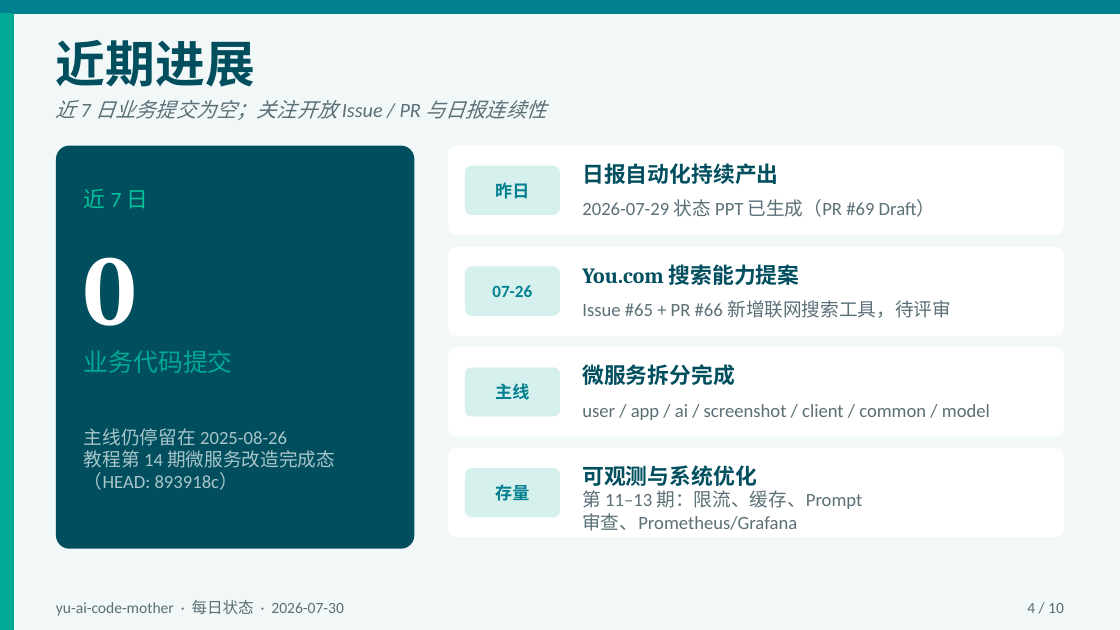
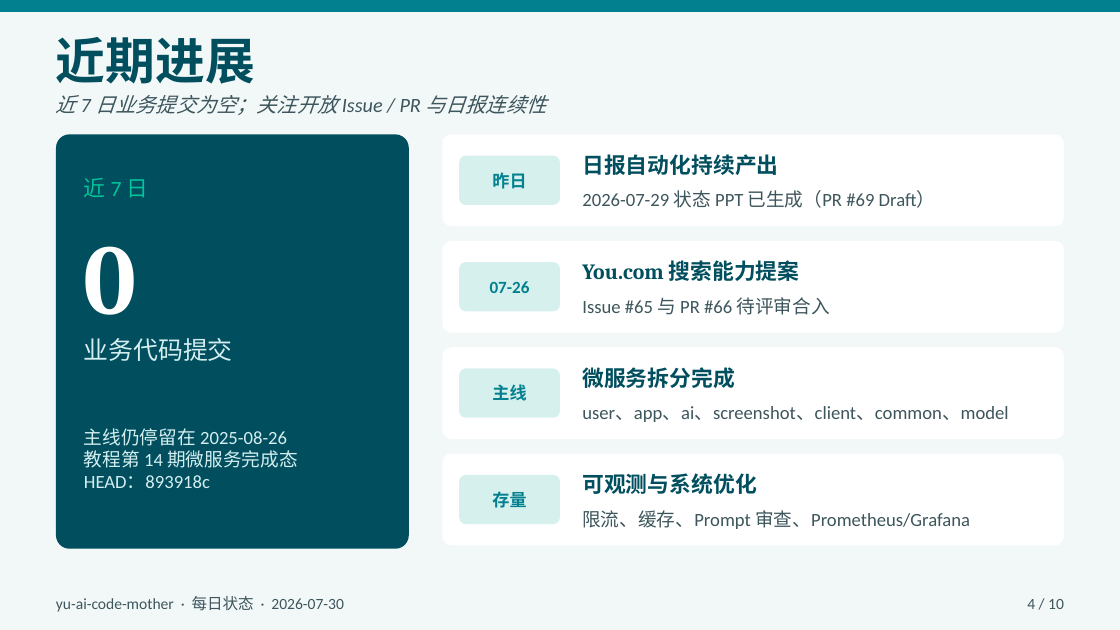
Before and after one commit to liyupi/yu-ai-code-mother, a slide deck: slide 4 of docs/reports/project-status-2026-07-30.pptx. Drawn at 1120x630 pixels with LibreOffice and Linux fonts; fonts in the diff are those of the drawing. Boxes give left, top, right and bottom in pixels: in the first picture for what was removed or moved away, otherwise in the second. Text is boxed around its words. In the diff, an @@ line names an element or a change of style, - is before the commit and + after.

```diff
--- a/docs/reports/project-status-2026-07-30.pptx
+++ b/docs/reports/project-status-2026-07-30.pptx
@@ rectangle removed at [0,13,13,629] @@
@@ rounded rectangle: place and size @@
-rounded rectangle at [56,146,414,549]
+rounded rectangle at [56,134,409,549]
@@ proportions changed in 5 elements at [442,347,1064,439], [442,241,1064,333], [56,134,409,549], [442,454,1064,545], [442,134,1064,226] @@
@@ rounded rectangle: place and size @@
-rounded rectangle at [448,146,1064,235]
+rounded rectangle at [442,134,1064,226]
@@ 5 texts: place and size @@
-5 texts at [84,163,936,373]
+5 texts at [84,154,936,361]
@@ text "昨日": place and size @@
-text "昨日" at [495,182,529,199]
+text "昨日" at [492,172,526,189]
@@ rounded rectangle: place and size @@
-rounded rectangle at [465,166,560,215]
+rounded rectangle at [459,156,560,205]
@@ text colour #5A6F76 to #3D555C in 4 elements at [56,596,343,612], [1027,599,1064,609], [56,95,546,115], [582,190,936,208] @@
@@ rounded rectangle: place and size @@
-rounded rectangle at [448,246,1064,336]
+rounded rectangle at [442,241,1064,333]
@@ rounded rectangle: place and size @@
-rounded rectangle at [465,267,560,316]
+rounded rectangle at [459,262,560,311]
@@ text "You.com 搜索能力提案": place and size @@
-text "You.com 搜索能力提案" at [582,264,800,285]
+text "You.com 搜索能力提案" at [582,260,800,281]
@@ text "07-26": place and size @@
-text "07-26" at [492,285,532,297]
+text "07-26" at [490,281,530,293]
@@ text at [582,297,830,315]: text changed; text colour #5A6F76 to #3D555C @@
-Issue #65 + PR #66 新增联网搜索工具，待评审
+Issue #65 与 PR #66 待评审合入
@@ text "业务代码提交" at [84,338,233,361]: text colour #00A896 to #D4EEF0 @@
@@ rounded rectangle: place and size @@
-rounded rectangle at [448,347,1064,437]
+rounded rectangle at [442,347,1064,439]
@@ rounded rectangle: place and size @@
-rounded rectangle at [465,367,560,417]
+rounded rectangle at [459,368,560,418]
@@ text at [582,406,1008,422]: text changed; text colour #5A6F76 to #3D555C @@
-user / app / ai / screenshot / client / common / model
+user、app、ai、screenshot、client、common、model
@@ text at [84,428,287,446]: text colour #A8C5C9 to #D4EEF0 in "主线仍停留在 2025-08-26" @@
@@ text at [84,450,298,488]: text changed; text colour #A8C5C9 to #D4EEF0 @@
-教程第 14 期微服务改造完成态
-（HEAD: 893918c）
+教程第 14 期微服务完成态
+HEAD：893918c
@@ rounded rectangle: place and size @@
-rounded rectangle at [448,448,1064,538]
+rounded rectangle at [442,454,1064,545]
@@ rounded rectangle: place and size @@
-rounded rectangle at [465,468,560,517]
+rounded rectangle at [459,475,560,524]
@@ text "可观测与系统优化": place and size @@
-text "可观测与系统优化" at [582,465,756,486]
+text "可观测与系统优化" at [582,473,756,494]
@@ text "存量": place and size @@
-text "存量" at [495,484,529,501]
+text "存量" at [492,491,526,508]
@@ text at [582,510,970,529]: text changed; text colour #5A6F76 to #3D555C @@
-第 11–13 期：限流、缓存、Prompt 审查、Prometheus/Grafana
+限流、缓存、Prompt 审查、Prometheus/Grafana
```
Also in this commit, not shown: 9 other slides changed.
